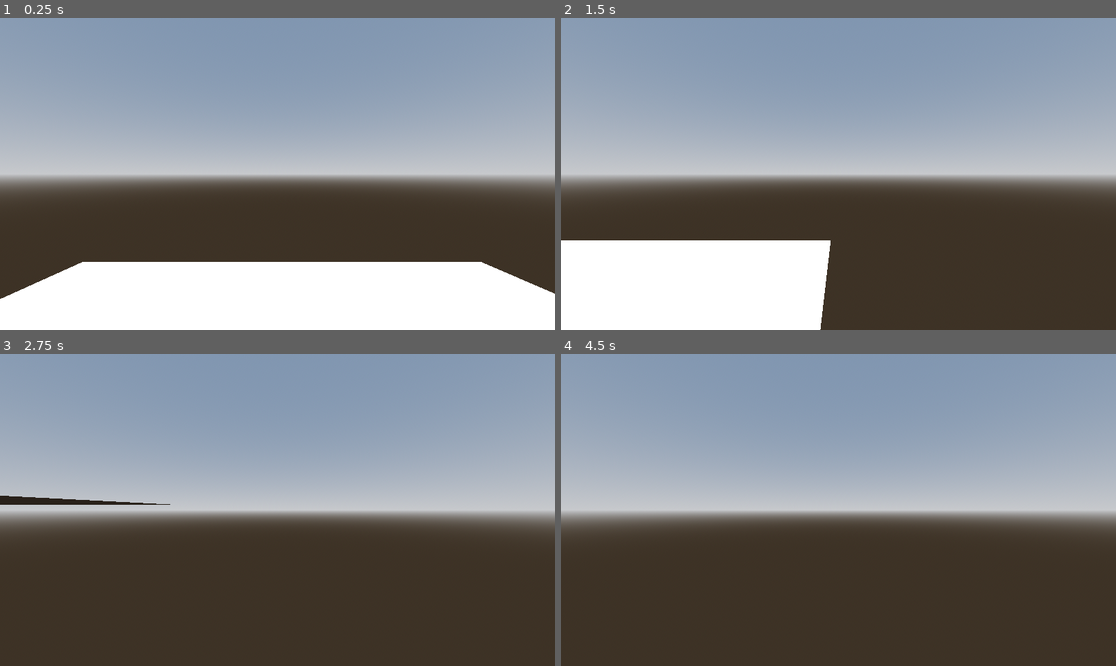
Above: before the commit, frames 1-4 (two rows, left to right).
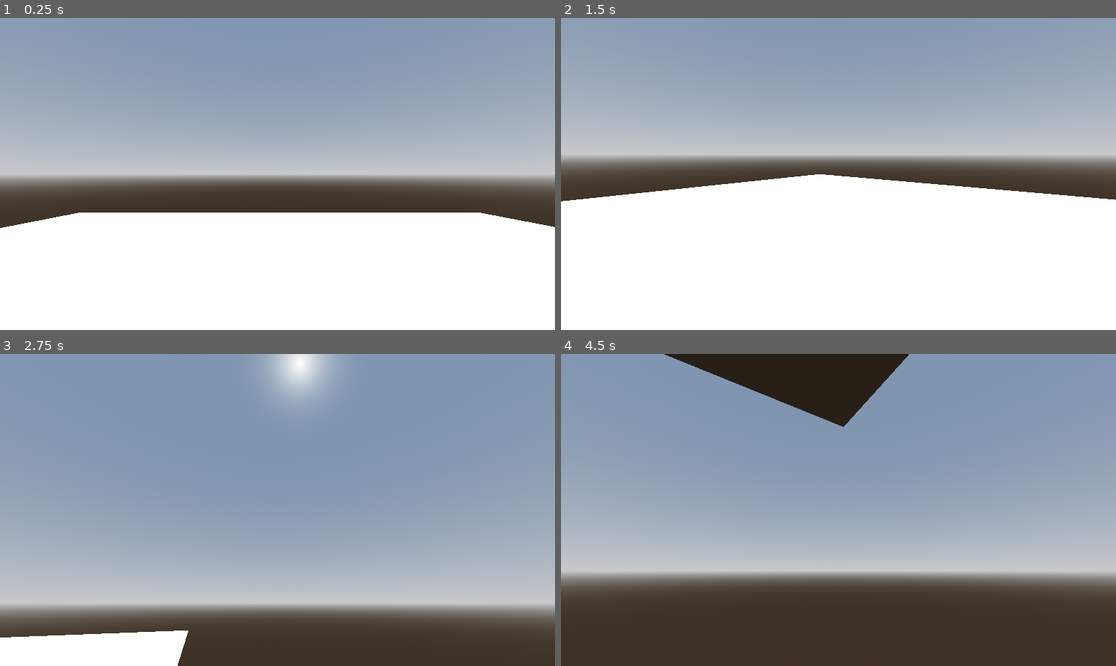
Above: after the commit, the same moments.

Repository: MrDragonMister/Raid_And_Rescue
Game: Godot game, scene res://node.tscn
Two runs of this game, one before a commit and one after it. Both use one fixed random seed, a clock stepped at 60 frames per second and the inputs below.
Inputs (mouse positions are in pixels of both pictures, inside the frame that each line leads up to):
- Up to frame 1 (0.25 s): no input
- Up to frame 2 (1.5 s): tap Enter (ui_accept) at 0.5, 0.77 s; move the mouse to (960, 158) at 0.52 s; hold Right (ui_right) 0.53-1.28 s; move the mouse to (727, 189) at 1.27 s; hold Down (ui_down) from 1.28 s (still down)
- Up to frame 3 (2.75 s): tap Enter (ui_accept) at 1.52 s; move the mouse to (333, 441) at 2.02 s; release Down (ui_down) at 2.03 s; hold Right (ui_right) from 2.03 s (still down)
- Up to frame 4 (4.5 s): move the mouse to (810, 572) at 2.77 s; release Right (ui_right) at 2.78 s; hold Up (ui_up) 2.78-3.53 s; tap Enter (ui_accept) at 3.02, 3.77, 4.25 s; move the mouse to (1005, 556) at 3.52 s; hold Left (ui_left) from 3.53 s (still down); move the mouse to (672, 463) at 4.27 s

The runs differ from the first frame. In frame 1, 17% of the frame differs, in the area x 0-100%, y 62-90%; in frame 2, 41%; in frame 3, 59%, in the area x 0-100%, y 0-100%; in frame 4, 44%.

Commit message:
Mouseview

Diff:
--- a/Player.gd
+++ b/Player.gd
@@ -3,6 +3,21 @@
 
 const SPEED = 5.0
 const JUMP_VELOCITY = 4.5
+const SENSITIVITY = 0.003
+
+@onready var head: Node3D = $Head
+@onready var camera: Camera3D = $Head/Camera3D
+
+
+func _ready() -> void:
+	Input.set_mouse_mode(Input.MOUSE_MODE_CAPTURED)
+
+
+func _unhandled_input(event: InputEvent) -> void:
+	if event is InputEventMouseMotion:
+		head.rotate_y(-event.relative.x * SENSITIVITY)
+		camera.rotate_x(-event.relative.y * SENSITIVITY)
+		camera.rotation.x = clamp(camera.rotation.x, deg_to_rad(-40), deg_to_rad(60))
 
 
 func _physics_process(delta: float) -> void:
@@ -16,9 +31,9 @@
 
 	# Get the input direction and handle the movement/deceleration.
 	# As good practice, you should replace UI actions with custom gameplay actions.
-	var input_dir := Input.get_vector("ui_left", "ui_right", "ui_up", "ui_down")
-	var direction := (transform.basis * Vector3(input_dir.x, 0, input_dir.y)).normalized()
-	if direction:
+	var input_dir: Vector2 = Input.get_vector("ui_left", "ui_right", "ui_up", "ui_down")
+	var direction: Vector3 = (head.transform.basis * Vector3(input_dir.x, 0, input_dir.y)).normalized()
+	if direction.length() > 0:
 		velocity.x = direction.x * SPEED
 		velocity.z = direction.z * SPEED
 	else:
--- a/node.tscn
+++ b/node.tscn
@@ -31,7 +31,7 @@
 [node name="CSGBox3D" type="CSGBox3D" parent="."]
 transform = Transform3D(1, 0, 0, 0, 1, 0, 0, 0, 1, 0, -0.4995, 0)
 use_collision = true
-size = Vector3(7, 0.001, 7)
+size = Vector3(16, 0.001, 16)
 
 [node name="Player" type="CharacterBody3D" parent="."]
 script = ExtResource("1_wcbn5")
